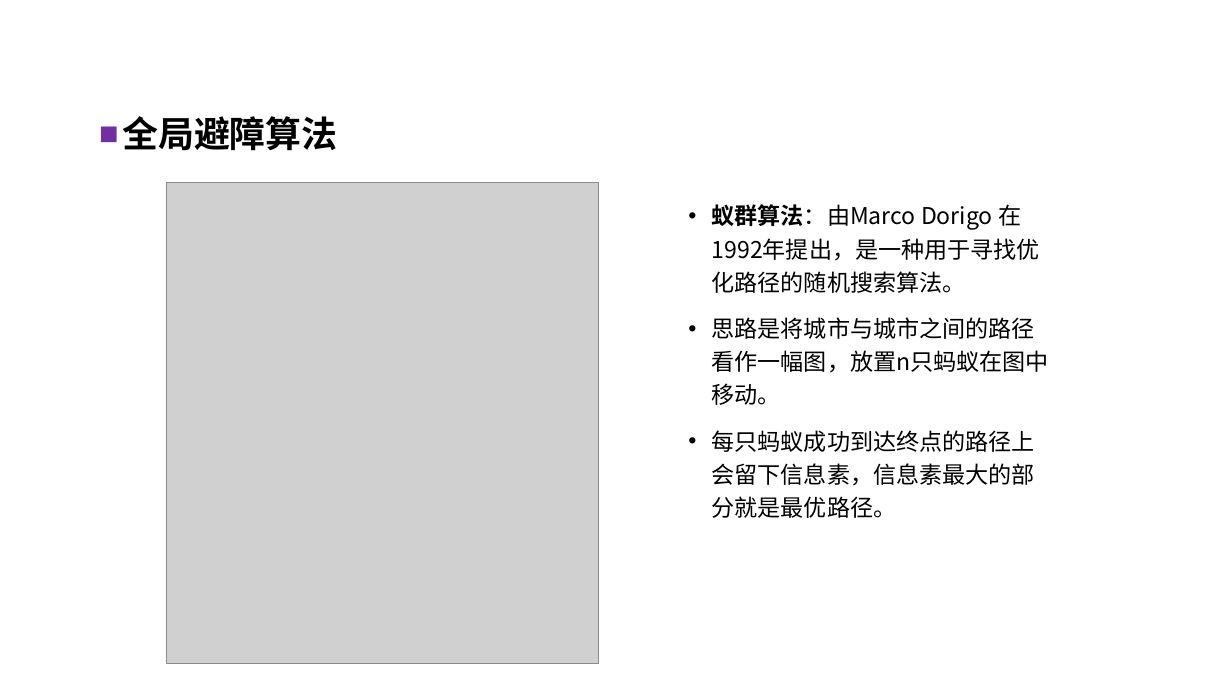
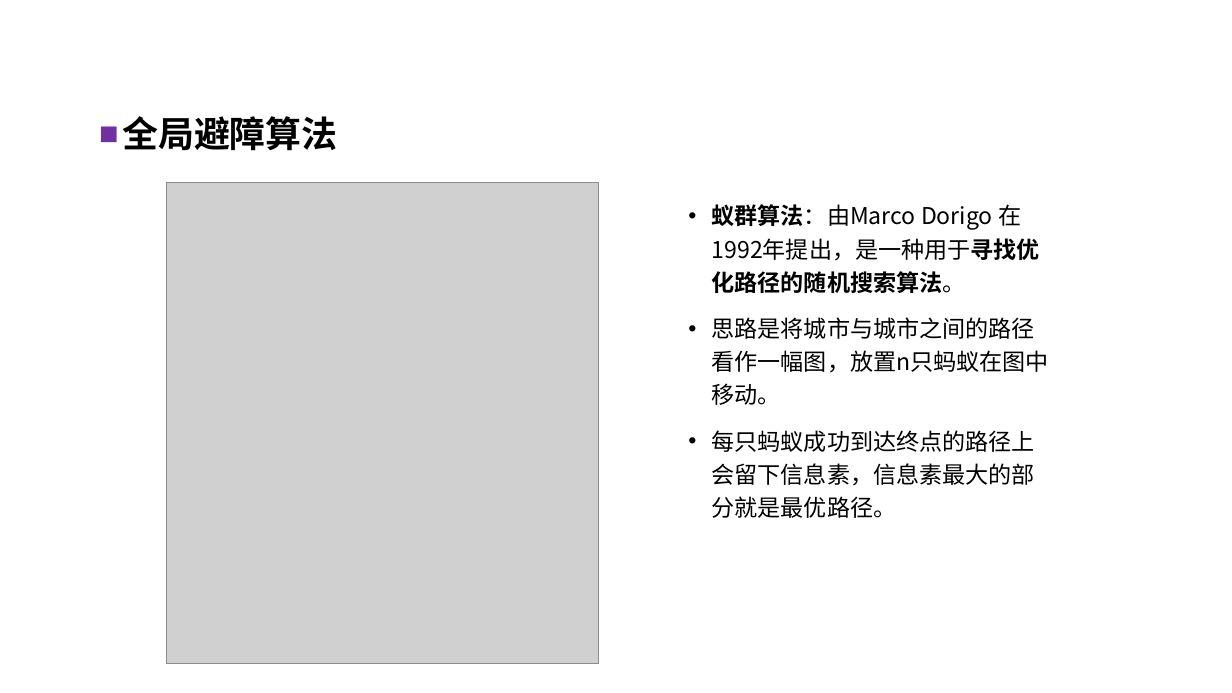
Before and after one commit to QiuYi111/AutonomousCar-, a slide deck: slide 25 of LiteratureReview/ppt/自主移动车原型设计.pptx (slide 26 before the commit). Drawn at 1232x693 pixels with LibreOffice and Linux fonts; fonts in the diff are those of the drawing; grey boxes stand for pictures; background and template pictures are left out. Boxes give left, top, right and bottom in pixels: in the first picture for what was removed or moved away, otherwise in the second. Text is boxed around its words. In the diff, an @@ line names an element or a change of style, - is before the commit and + after.

```diff
--- a/LiteratureReview/ppt/自主移动车原型设计.pptx
+++ b/LiteratureReview/ppt/自主移动车原型设计.pptx
@@ text at bbox=[712, 204, 1040, 293]: bold on in "在1992年提出，是一种用于寻找优化路径的随机搜索算法。" @@
```
Also in this commit, not shown: 25 other slides changed, 3 slides added, 3 slides removed, 1 other file.
